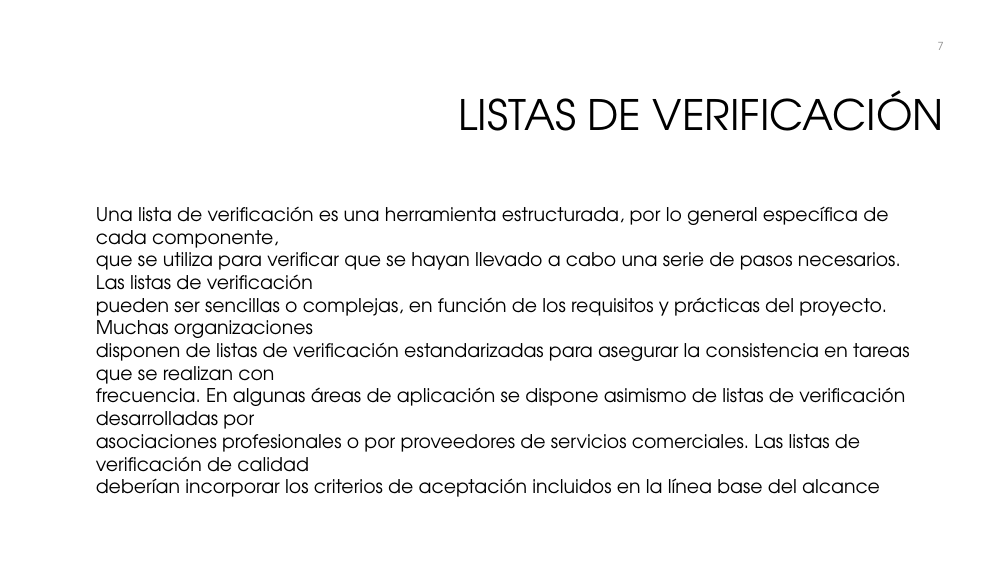
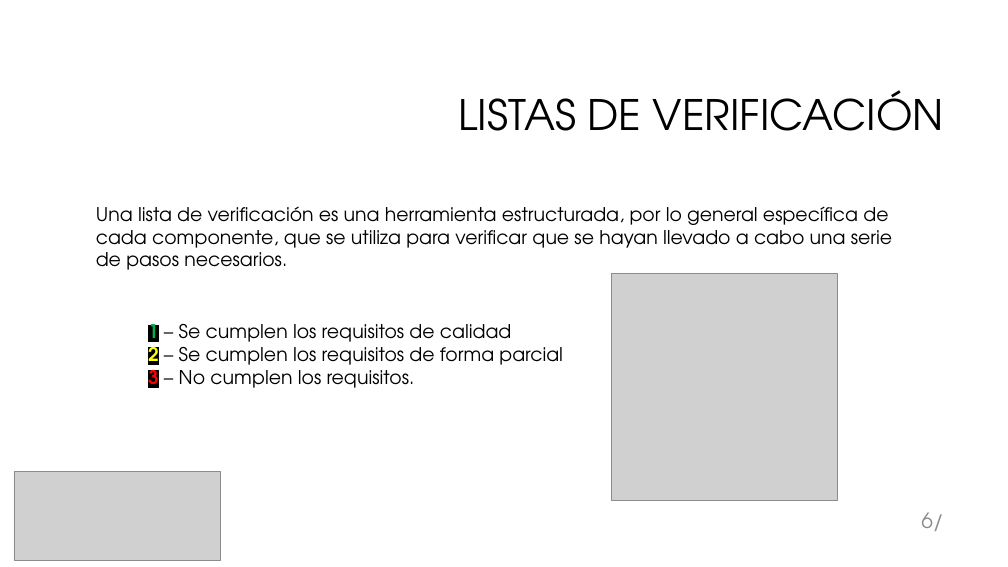
Before and after one commit to galledohm/Gestion_Proyectos, a slide deck: slide 7 of Documentos_generados/3. Gestion de Calidad y RRHH/Presentación3.pptx. Drawn at 1008x567 pixels with LibreOffice and Linux fonts; fonts in the diff are those of the drawing; grey boxes stand for pictures; background and template pictures are left out. Boxes give left, top, right and bottom in pixels: in the first picture for what was removed or moved away, otherwise in the second. Text is boxed around its words. In the diff, an @@ line names an element or a change of style, - is before the commit and + after.

Commit message:
Subo una presentación de otro grupo del año pasado. Además una versión nueva de la presentación nuestra de calidad&RRHH.

```diff
--- a/Documentos_generados/3. Gestion de Calidad y RRHH/Presentación3.pptx
+++ b/Documentos_generados/3. Gestion de Calidad y RRHH/Presentación3.pptx
@@ page number removed at [938,42,944,50] @@
-7
@@ text at [96,206,892,270]: text changed @@
-Una lista de verificación es una herramienta estructurada, por lo general específica de cada componente,
-que se utiliza para verificar que se hayan llevado a cabo una serie de pasos necesarios. Las listas de verificación
-pueden ser sencillas o complejas, en función de los requisitos y prácticas del proyecto. Muchas organizaciones
-disponen de listas de verificación estandarizadas para asegurar la consistencia en tareas que se realizan con
-frecuencia. En algunas áreas de aplicación se dispone asimismo de listas de verificación desarrolladas por
-asociaciones profesionales o por proveedores de servicios comerciales. Las listas de verificación de calidad
-deberían incorporar los criterios de aceptación incluidos en la línea base del alcance
+Una lista de verificación es una herramienta estructurada, por lo general específica de cada componente, que se utiliza para verificar que se hayan llevado a cabo una serie de pasos necesarios.
@@ picture added at [611,274,838,501] @@
@@ text added at [148,318,563,391], 18 pt, text #000000 @@
+1 – Se cumplen los requisitos de calidad
+2 – Se cumplen los requisitos de forma parcial
+3 – No cumplen los requisitos.
@@ picture added at [14,472,221,560] @@
@@ page number added at [921,512,943,531], 20 pt, text #8C8C8C @@
+6/
```
Also in this commit, not shown: 8 other slides changed, 2 slides added, 24 slides removed, 1 other file.
